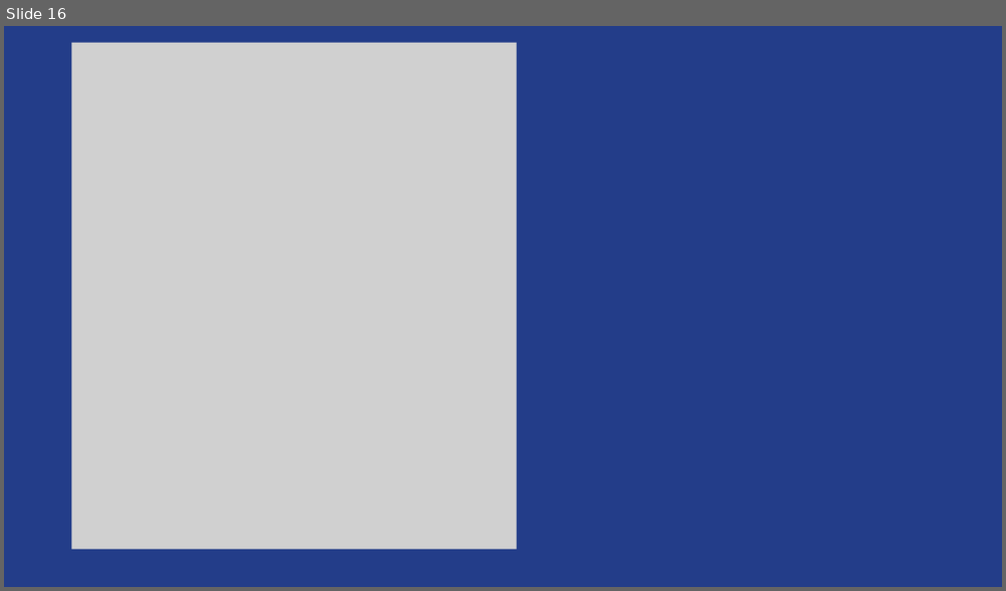
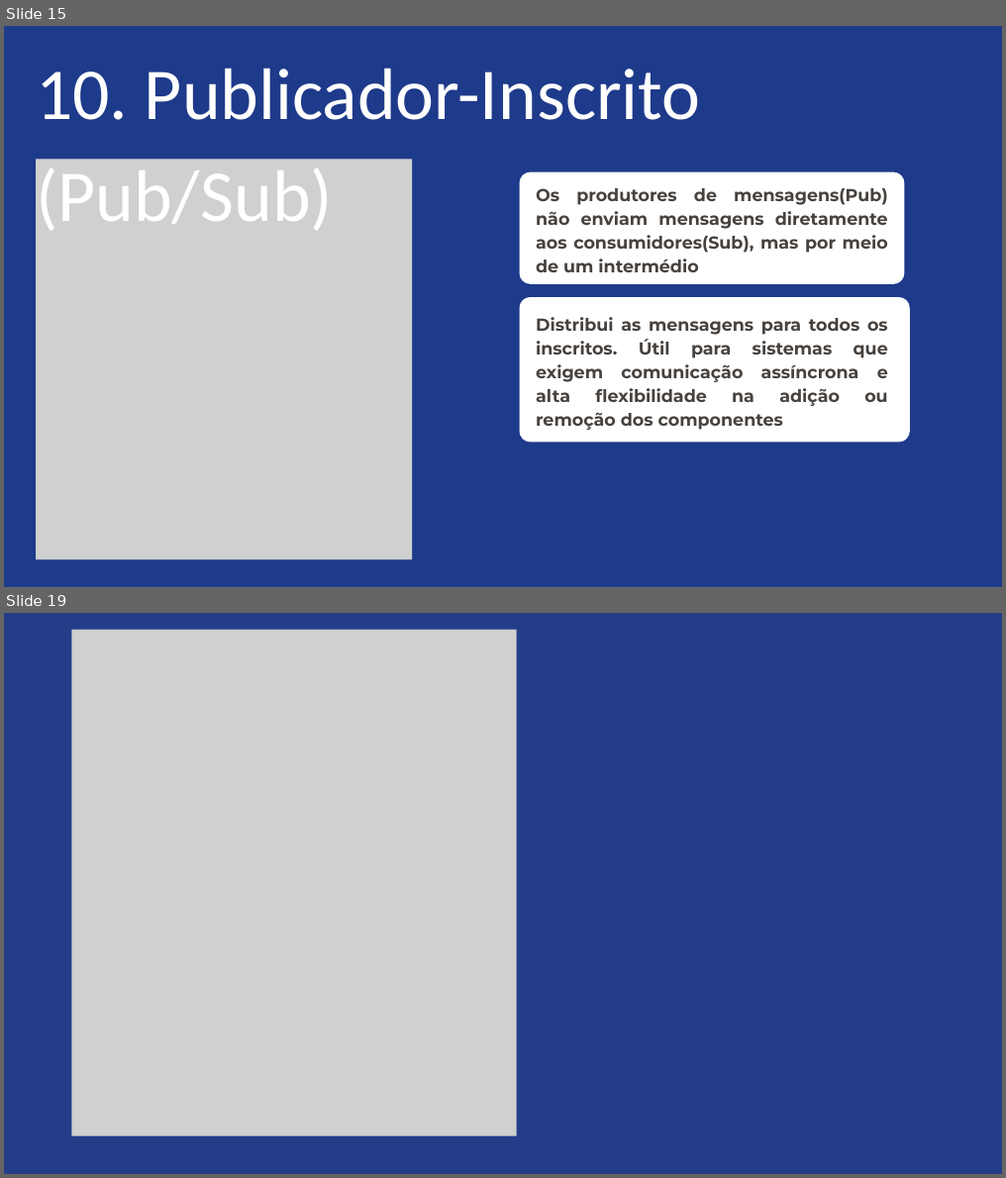
Before and after one commit to Liche008/Eng-Soft2-Grupo2, a slide deck: Apresentacao.pptx. Shown one above the other, each under a label of ours: slide 16 before the commit, slides 15 and 19 after it; the slides between them are not shown. The pictures are 1006x591 and 1006x1178 pixels, drawn with LibreOffice and Linux fonts; fonts in the diff are those of the drawing; grey boxes stand for pictures. Boxes give left, top, right and bottom in pixels: in the first picture for what was removed or moved away, otherwise in the second. Text is boxed around its words. In the diff, an @@ line names an element or a change of style, - is before the commit and + after.

```diff
--- a/Apresentacao.pptx
+++ b/Apresentacao.pptx
@@ slide 15 added at <box>4,26,1002,587</box>, background #1E3A8A @@
@@ text added at <box>36,68,701,230</box>, 105.3 pt, text #FFFFFF @@
+10. Publicador-Inscrito (Pub/Sub)
@@ picture added at <box>36,160,412,560</box> @@
@@ freeform shape added at <box>520,173,905,284</box>, fill #FFFFFF @@
@@ text added at <box>536,188,888,273</box>, 25 pt, text #47423E, bold @@
+Os produtores de mensagens(Pub) não enviam mensagens diretamente aos consumidores(Sub), mas por meio de um intermédio
@@ freeform shape added at <box>520,297,910,442</box>, fill #FFFFFF @@
@@ text added at <box>536,317,888,430</box>, 25 pt, text #47423E, bold @@
+Distribui as mensagens para todos os inscritos. Útil para sistemas que exigem comunicação assíncrona e alta flexibilidade na adição ou remoção dos componentes
@@ what was slide 16 is now slide 19 @@
```
Also in this commit, not shown: 10 slides changed, 7 other slides added, 5 slides removed, 1 other file.
